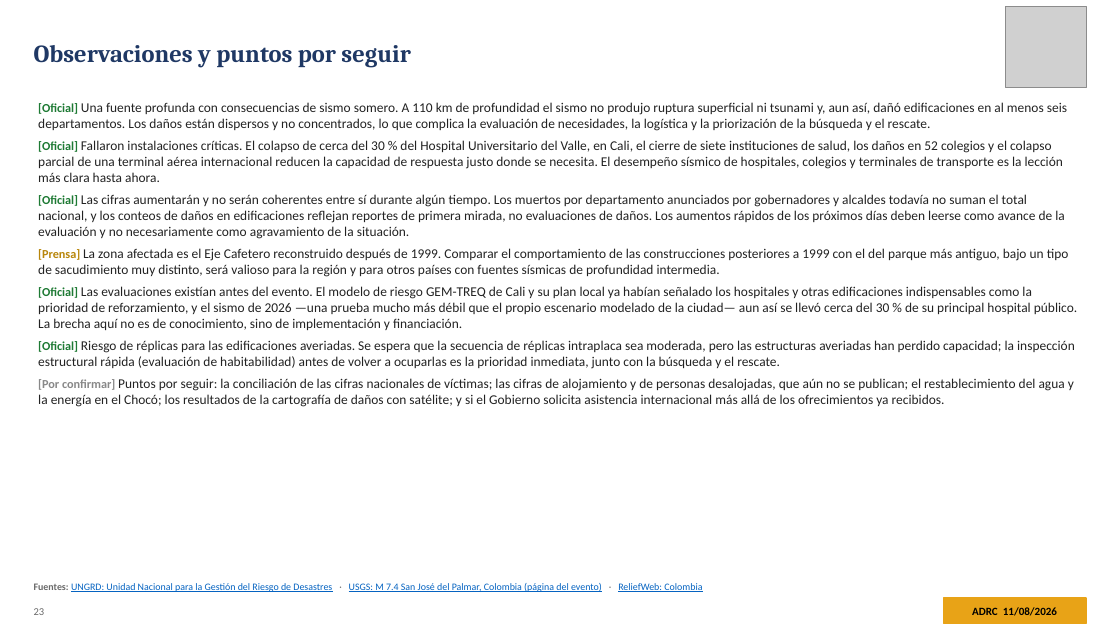
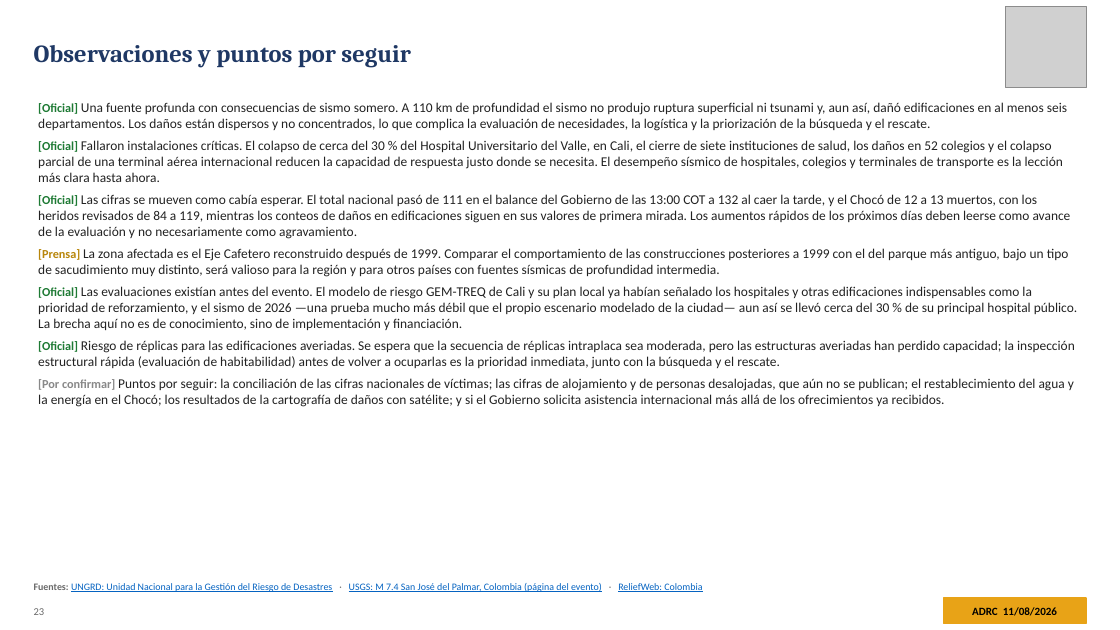
Before and after one commit to kochobi-max/whatsmap, a slide deck: slide 23 of reports/colombia_eq_20260810/output/ADRC_EQ_COL_Choco_20260810_ES.pptx. Drawn at 1120x630 pixels with LibreOffice and Linux fonts; fonts in the diff are those of the drawing; grey boxes stand for pictures. Boxes give left, top, right and bottom in pixels: in the first picture for what was removed or moved away, otherwise in the second. Text is boxed around its words. In the diff, an @@ line names an element or a change of style, - is before the commit and + after.

```diff
--- a/reports/colombia_eq_20260810/output/ADRC_EQ_COL_Choco_20260810_ES.pptx
+++ b/reports/colombia_eq_20260810/output/ADRC_EQ_COL_Choco_20260810_ES.pptx
@@ text at box(38, 194, 1071, 239): text changed @@
-• [Oficial] Las cifras aumentarán y no serán coherentes entre sí durante algún tiempo. Los muertos por departamento anunciados por gobernadores y alcaldes todavía no suman el total nacional, y los conteos de daños en edificaciones reflejan reportes de primera mirada, no evaluaciones de daños. Los aumentos rápidos de los próximos días deben leerse como avance de la evaluación y no necesariamente como agravamiento de la situación.
+• [Oficial] Las cifras se mueven como cabía esperar. El total nacional pasó de 111 en el balance del Gobierno de las 13:00 COT a 132 al caer la tarde, y el Chocó de 12 a 13 muertos, con los heridos revisados de 84 a 119, mientras los conteos de daños en edificaciones siguen en sus valores de primera mirada. Los aumentos rápidos de los próximos días deben leerse como avance de la evaluación y no necesariamente como agravamiento.
```
Also in this commit, not shown: 11 other slides changed, 7 other files.
